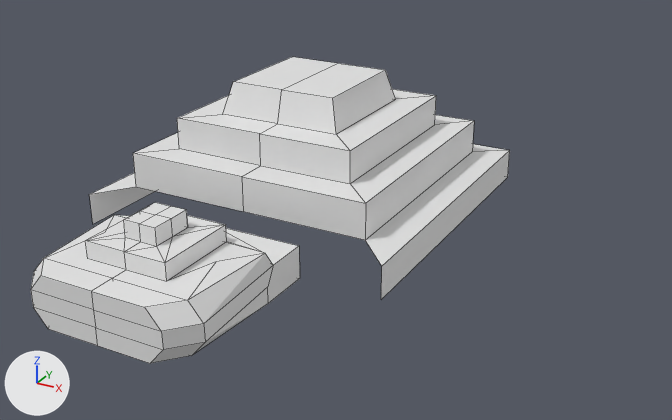
What one commit did to the Blender file pyrions/blend/ships/common.blend.
One viewpoint serves both versions: a camera (50 mm lens) standing at (28.8, -49.1, 23.1) and looking at (4.1, -4.3, 0.8). The lights are fixed; the arrows at lower left show +X, +Y and +Z. Mesh edges are drawn as thin lines.
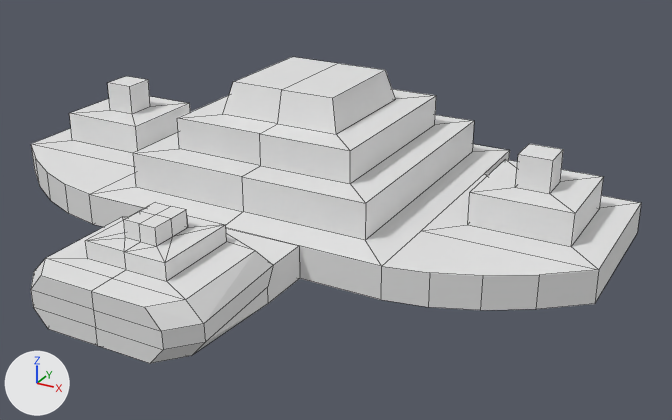
Edits to the bpy script that builds the scene:
```text
Change me_cube_001:
    used by ob_cube; location = (0.0, 0.0, 0.0); scale = (10.0, 10.0, 1.0)
    remove me_cube_001.from_pydata(...)  # 76 vertices, 58 faces, 2 loose edges; spans x -1.0..0.0, y -2.07..1.0, z -1.0..7.4
    add me_cube_001.from_pydata(...)  # 102 vertices, 82 faces; spans x -2.0..0.0, y -2.07..1.0, z -1.0..7.4
    me_cube_001 part 1
    6 vertices are removed from x -0.5..0.0, y -1.92..-1.33, z -1.0..2.2
    16 faces are deleted
    2 loose edges are deleted
    18 vertices are added at x -2.0..-0.44, y -1.92..0.5, z -1.0..3.0
    14 new vertices lie (0.0, 0.0, 2.0) away from vertices in x -2.0..-1.0, y -0.95..0.5, z -1.0..3.0
    40 new faces join them
```

Pixel boxes [x1, y1, x2, y2] of what changed, in the pictures (672 x 420 px):
'Cube', reshaped (27% wider)
    before: [31, 57, 510, 363]
    after: [31, 57, 641, 363]
part 1 of me_cube_001, built on
    before: [31, 150, 510, 331]
    after: [31, 76, 641, 331]
